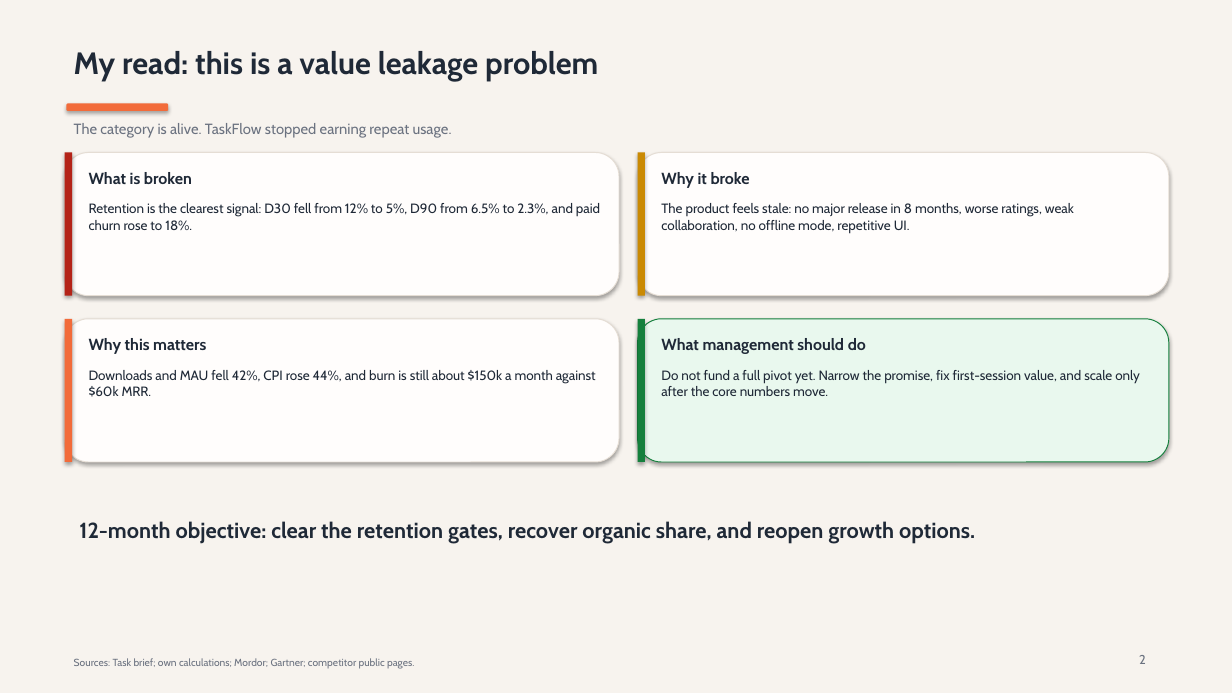
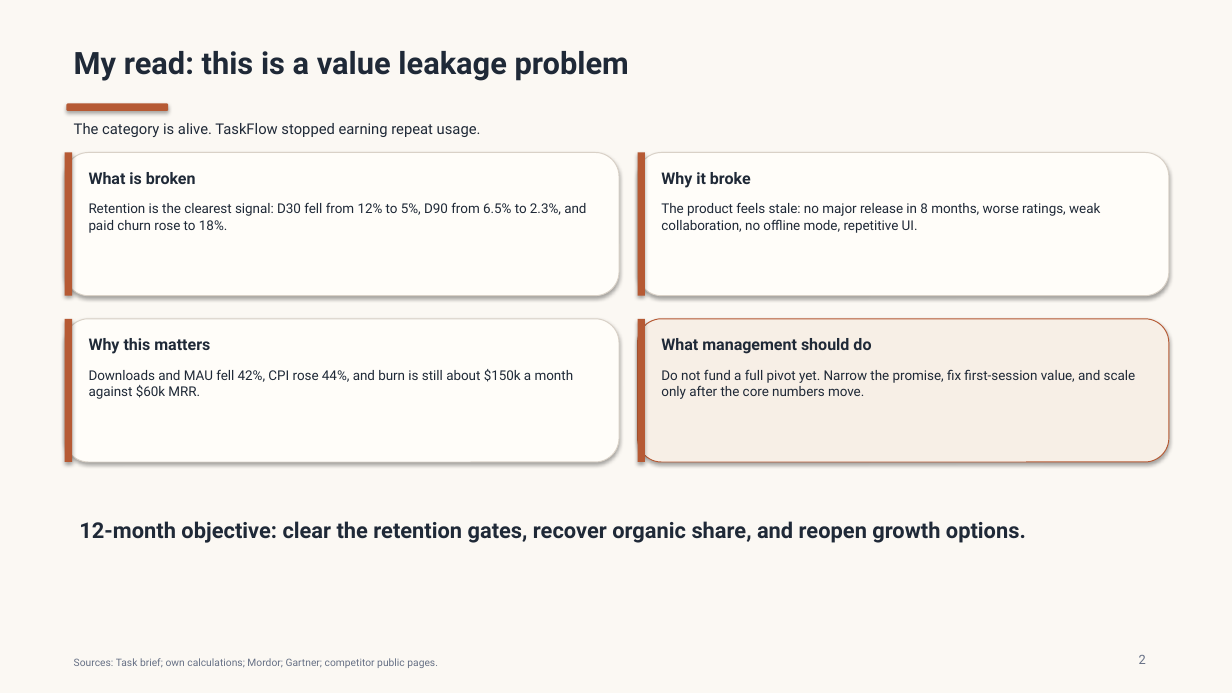
Before and after one commit to TEZv/Genesis-Academy_Strategy-Operations-School-2.0-Case-Task, a slide deck: slide 2 of deliverables/taskflow-case-presentation.pptx. Drawn at 1232x693 pixels with LibreOffice and Linux fonts; fonts in the diff are those of the drawing. Boxes give left, top, right and bottom in pixels: in the first picture for what was removed or moved away, otherwise in the second. Text is boxed around its words. In the diff, an @@ line names an element or a change of style, - is before the commit and + after.

Commit message:
Refine deck visual style and export

```diff
--- a/deliverables/taskflow-case-presentation.pptx
+++ b/deliverables/taskflow-case-presentation.pptx
@@ background #F7F3EE to #FBF8F3 @@
@@ text "The category is alive. TaskFlow ..." at box(74, 123, 481, 137): font Cabin to Roboto, text colour #6B7280 to #1F2937 @@
@@ rounded rectangle at box(67, 104, 168, 111): fill #F26B3A to #B65A34 @@
@@ rectangle at box(65, 152, 72, 296): fill #B42318 to #B65A34 @@
@@ rectangle at box(638, 152, 645, 296): fill #CA8A04 to #B65A34 @@
@@ rectangle at box(65, 319, 72, 462): fill #F26B3A to #B65A34 @@
@@ fill #FFFDFC to #FFFDF9; outline #E5DDD4 0.75 pt to #D9D1C7 0.75 pt in 3 elements at box(65, 152, 619, 296), box(638, 152, 1169, 296), box(65, 319, 619, 462) @@
@@ rounded rectangle at box(638, 319, 1169, 462): fill #E9F8EE to #F7EFE6; outline #15803D 0.75 pt to #B65A34 0.75 pt @@
@@ rectangle at box(638, 319, 645, 462): fill #15803D to #B65A34 @@
@@ font Cabin to Roboto in 10 elements at box(74, 51, 629, 81), box(89, 172, 196, 184), box(89, 202, 586, 233), box(661, 172, 751, 188), box(661, 203, 1100, 233), box(89, 338, 210, 354), box(89, 369, 574, 399), box(661, 338, 871, 354), box(661, 369, 1136, 399), box(79, 521, 1026, 543) @@
@@ text "Sources: Task brief; own calculations; ..." at box(74, 658, 438, 668): font Cabin to Roboto, text colour #6B7280 to #667085 @@
```
Also in this commit, not shown: 13 other slides changed, 1 other file.
